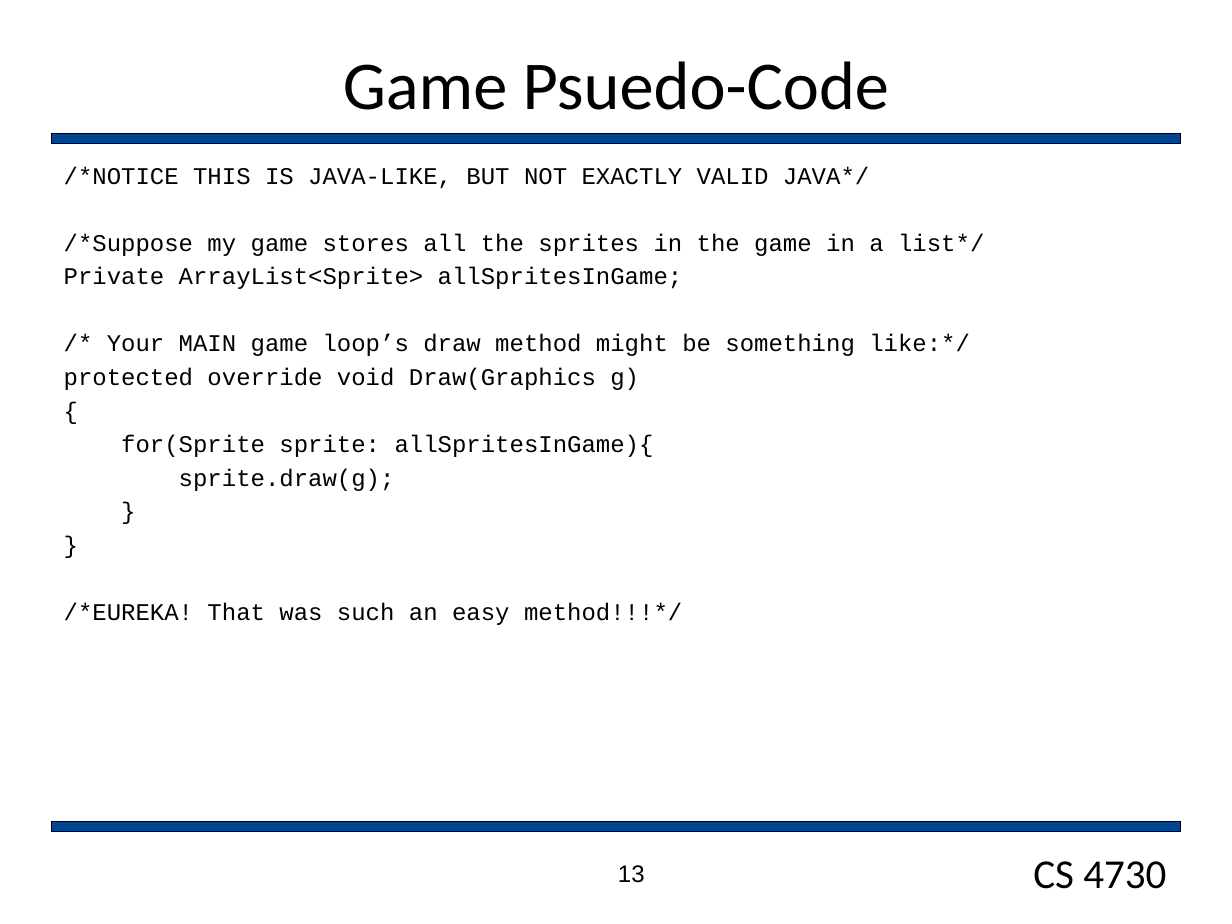
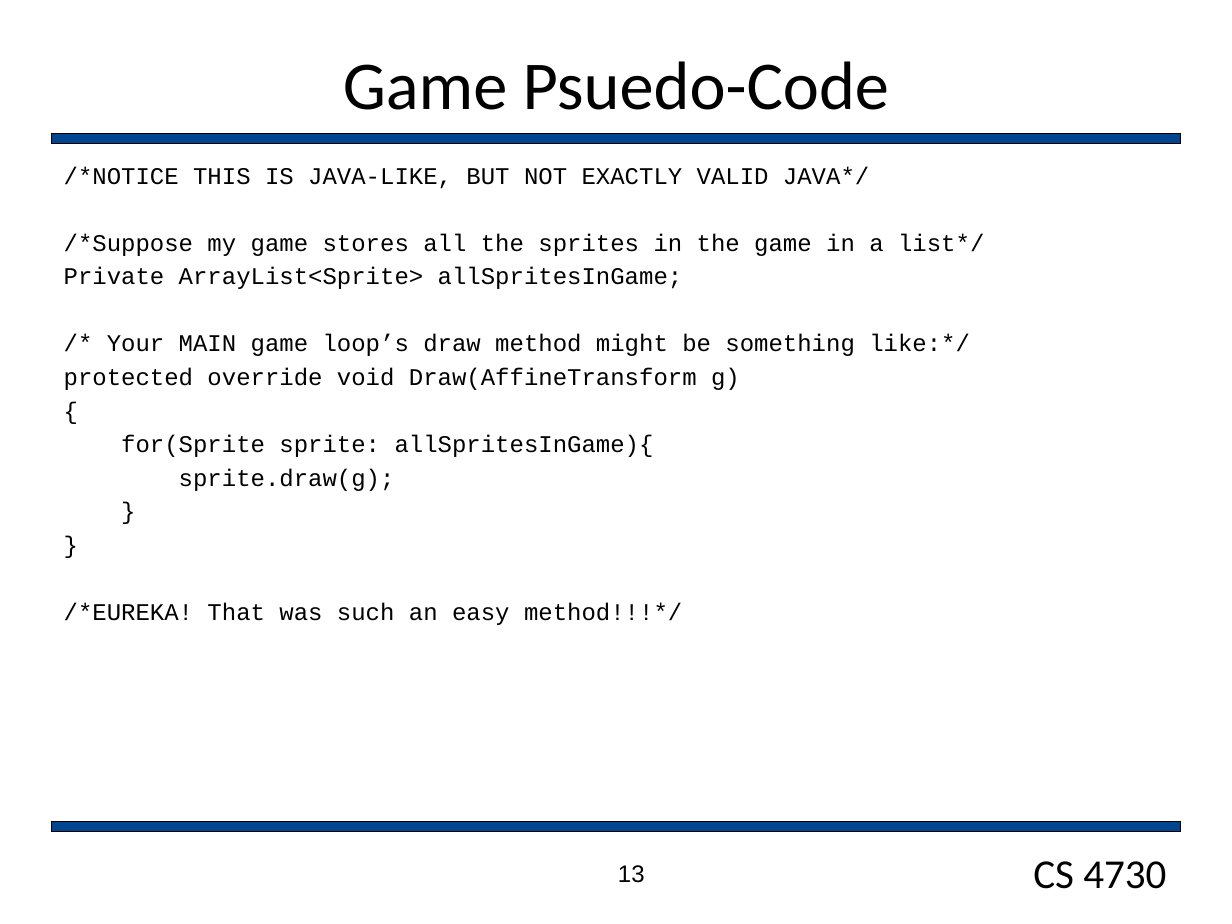
Before and after one commit to markfloryan/gamedesign, a slide deck: slide 13 of slides/Sprites.pptx. Drawn at 1232x924 pixels with LibreOffice and Linux fonts; fonts in the diff are those of the drawing; background and template pictures are left out. Boxes give left, top, right and bottom in pixels: in the first picture for what was removed or moved away, otherwise in the second. Text is boxed around its words. In the diff, an @@ line names an element or a change of style, - is before the commit and + after.

```diff
--- a/slides/Sprites.pptx
+++ b/slides/Sprites.pptx
@@ text at (64,368,740,390): text changed @@
-protected override void Draw(Graphics g)
+protected override void Draw(AffineTransform g)
```
Also in this commit, not shown: 1 other slide changed, 1 other file.
